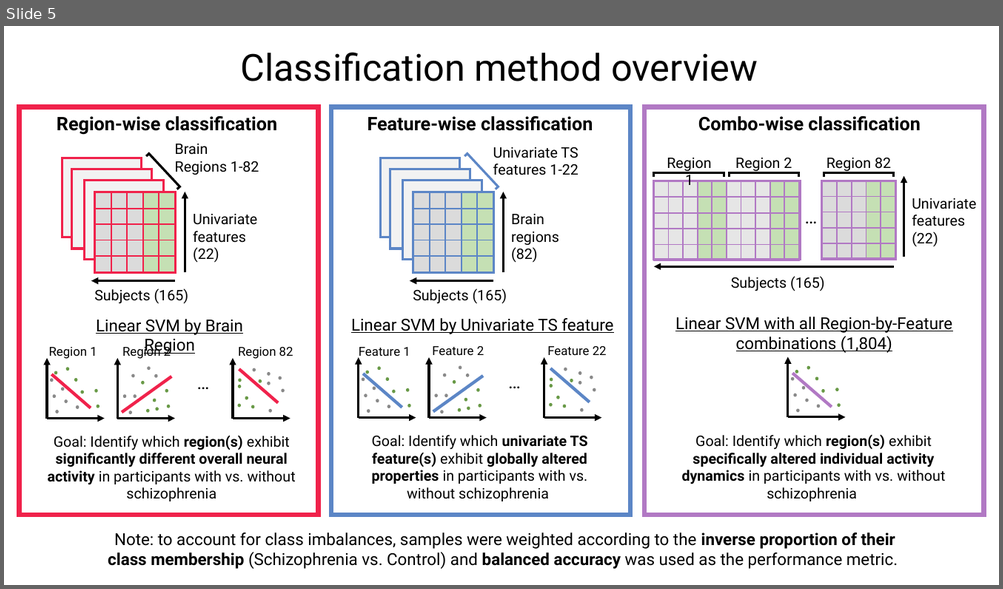
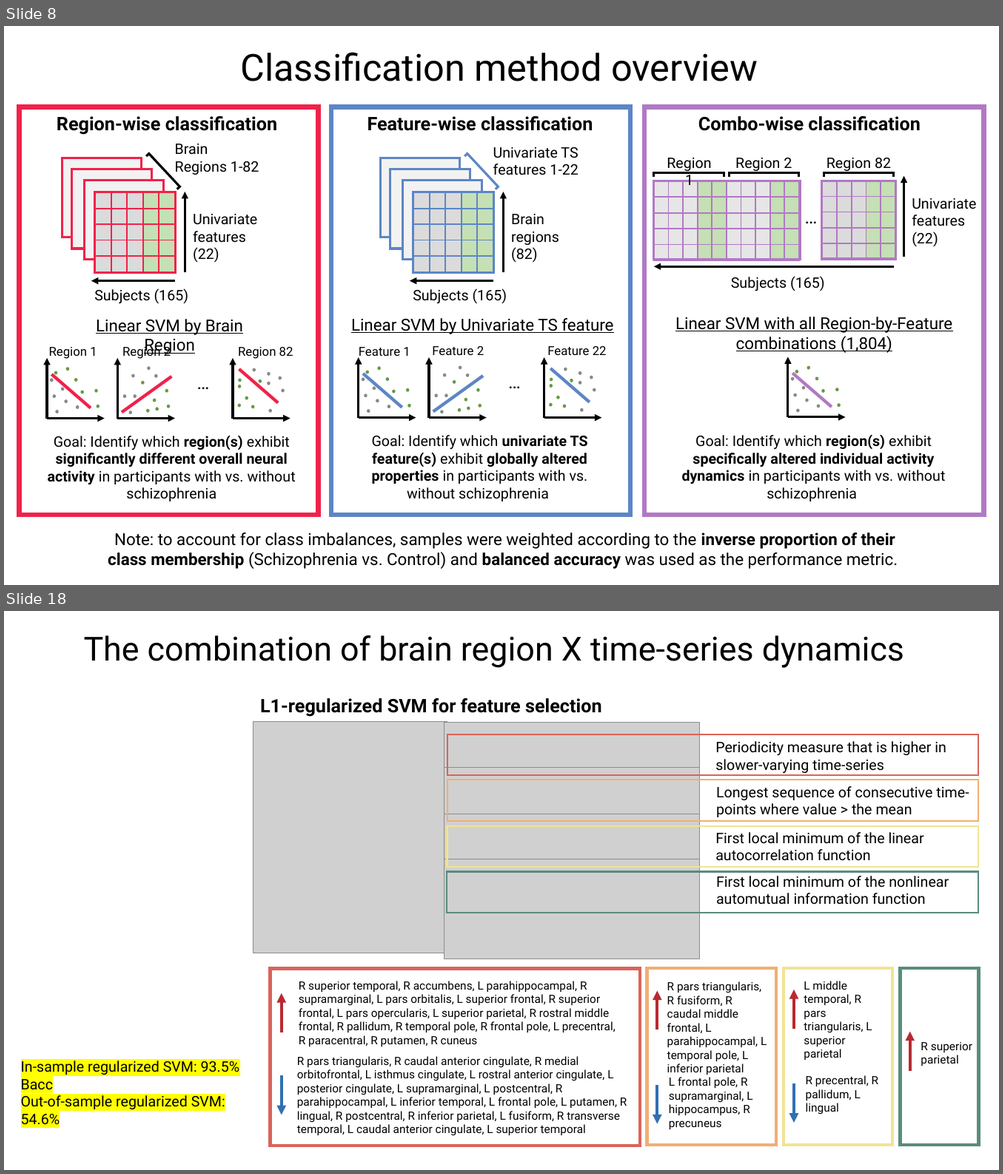
Before and after one commit to anniegbryant/CNS_2022, a slide deck: schizophrenia_classification_workshop/Workshop_Talk.pptx. Shown one above the other, each under a label of ours: slide 5 before the commit, slides 8 and 18 after it; the slides between them are not shown. The pictures are 1003x589 and 1003x1174 pixels, drawn with LibreOffice and Linux fonts; fonts in the diff are those of the drawing; grey boxes stand for pictures. Boxes give left, top, right and bottom in pixels: in the first picture for what was removed or moved away, otherwise in the second. Text is boxed around its words. In the diff, an @@ line names an element or a change of style, - is before the commit and + after.

```diff
--- a/schizophrenia_classification_workshop/Workshop_Talk.pptx
+++ b/schizophrenia_classification_workshop/Workshop_Talk.pptx
@@ slide 18 added at (x1=4, y1=611, x2=999, y2=1170), background #FFFFFF @@
@@ title added at (x1=84, y1=635, x2=904, y2=668), 32 pt, text #000000 @@
+The combination of brain region X time-series dynamics
@@ text added at (x1=715, y1=741, x2=946, y2=773), 14 pt, text #000000 @@
+Periodicity measure that is higher in slower-varying time-series
@@ text added at (x1=716, y1=786, x2=968, y2=817), 14 pt, text #000000 @@
+Longest sequence of consecutive time-points where value > the mean
@@ text added at (x1=715, y1=832, x2=924, y2=861), 14 pt, text #000000 @@
+First local minimum of the linear autocorrelation function
@@ group added at (x1=253, y1=698, x2=979, y2=960): 5 pictures, 4 rectangles, 1 text @@
+L1-regularized SVM for feature selection
@@ text added at (x1=716, y1=876, x2=948, y2=905), 14 pt, text #000000 @@
+First local minimum of the nonlinear automutual information function
@@ rectangle added at (x1=270, y1=969, x2=640, y2=1146), outline #D96459 3 pt @@
@@ text added at (x1=299, y1=981, x2=615, y2=1047), 11 pt, text #000000 @@
+R superior temporal, R accumbens, L parahippocampal, R supramarginal, L pars orbitalis, L superior frontal, R superior frontal, L pars opercularis, L superior parietal, R rostral middle frontal, R pallidum, R temporal pole, R frontal pole, L precentral, R paracentral, R putamen, R cuneus
@@ rectangle added at (x1=647, y1=968, x2=777, y2=1145), outline #F2AE72 3 pt @@
@@ text added at (x1=667, y1=982, x2=766, y2=1075), 11 pt, text #000000 @@
+R pars triangularis, R fusiform, R caudal middle frontal, L parahippocampal, L temporal pole, L inferior parietal
@@ rectangle added at (x1=784, y1=968, x2=893, y2=1145), outline #F2E394 3 pt @@
@@ text added at (x1=803, y1=981, x2=871, y2=1060), 11 pt, text #000000 @@
+L middle temporal, R pars triangularis, L superior parietal
@@ rectangle added at (x1=900, y1=968, x2=979, y2=1145), outline #588C7E 3 pt @@
@@ arrow added from (282, 1033) to (282, 994), #B92930 3 pt @@
@@ arrow added from (657, 1031) to (657, 991), #B92930 3 pt @@
@@ arrow added from (794, 1029) to (794, 990), #B92930 3 pt @@
@@ arrow added from (910, 1071) to (910, 1032), #B92930 3 pt @@
@@ text added at (x1=920, y1=1042, x2=972, y2=1066), 11 pt, text #000000 @@
+R superior parietal
@@ text added at (x1=21, y1=1059, x2=240, y2=1129), 14 pt, text #000000 @@
+In-sample regularized SVM: 93.5% Bacc
+Out-of-sample regularized SVM: 54.6%
@@ arrow added from (282, 1076) to (282, 1116), #3070B2 3 pt @@
@@ text added at (x1=297, y1=1056, x2=626, y2=1136), 11 pt, text #000000 @@
+R pars triangularis, R caudal anterior cingulate, R medial orbitofrontal, L isthmus cingulate, L rostral anterior cingulate, L posterior cingulate, L supramarginal, L postcentral, R parahippocampal, L inferior temporal, L frontal pole, L putamen, R lingual, R postcentral, R inferior parietal, L fusiform, R transverse temporal, L caudal anterior cingulate, L superior temporal
@@ text added at (x1=805, y1=1076, x2=878, y2=1115), 11 pt, text #000000 @@
+R precentral, R pallidum, L lingual
@@ arrow added from (657, 1085) to (657, 1125), #3070B2 3 pt @@
@@ text added at (x1=669, y1=1077, x2=752, y2=1130), 11 pt, text #000000 @@
+L frontal pole, R supramarginal, L hippocampus, R precuneus
@@ arrow added from (794, 1084) to (794, 1123), #3070B2 3 pt @@
@@ what was slide 5 is now slide 8 @@
```
Also in this commit, not shown: 5 slides changed, 11 other slides added, 4 slides removed, 3 other files.
